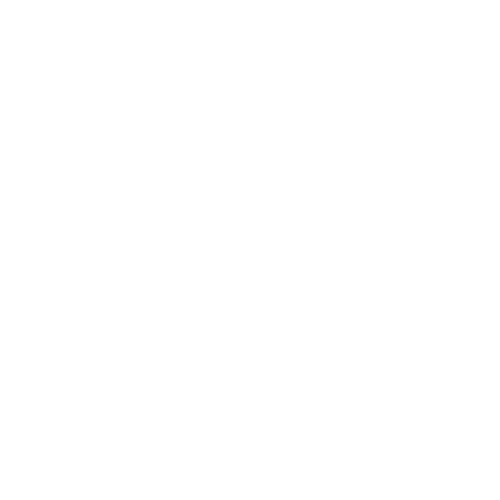
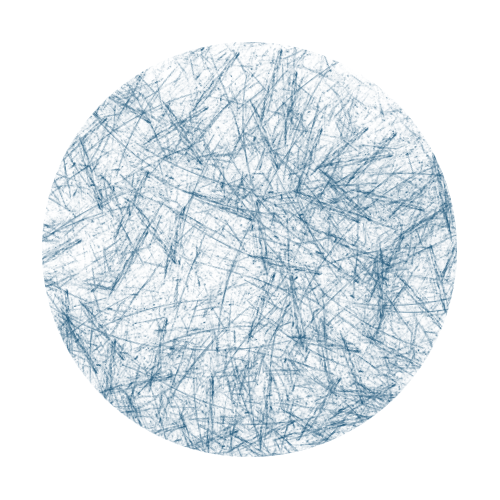
Revision of a layered 500x500 image; what changed, layer by layer:
added layer "Capa 2" above "Capa 1" over [42, 42, 457, 457]
hid "Capa 1", painted on it over [42, 42, 457, 457]
